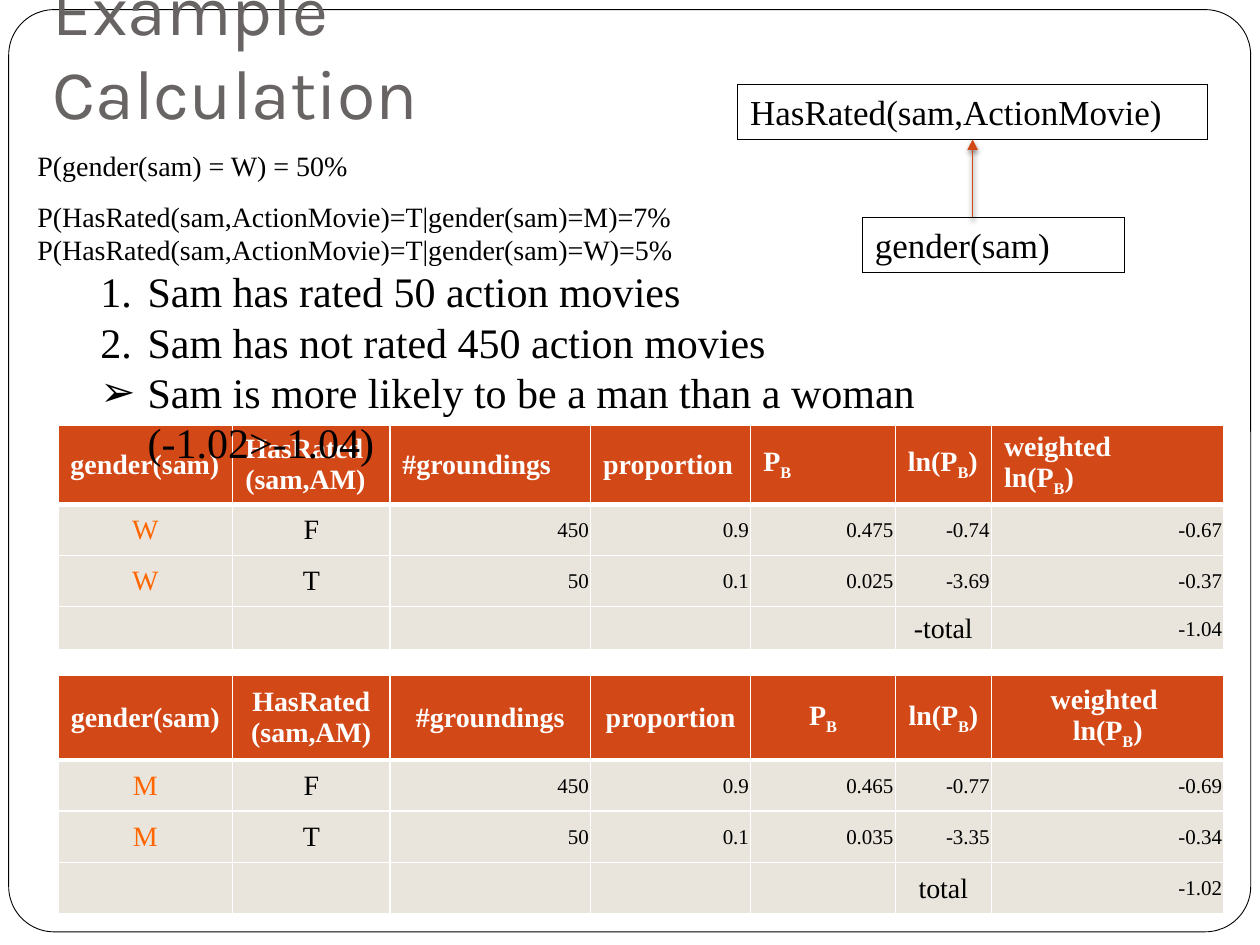
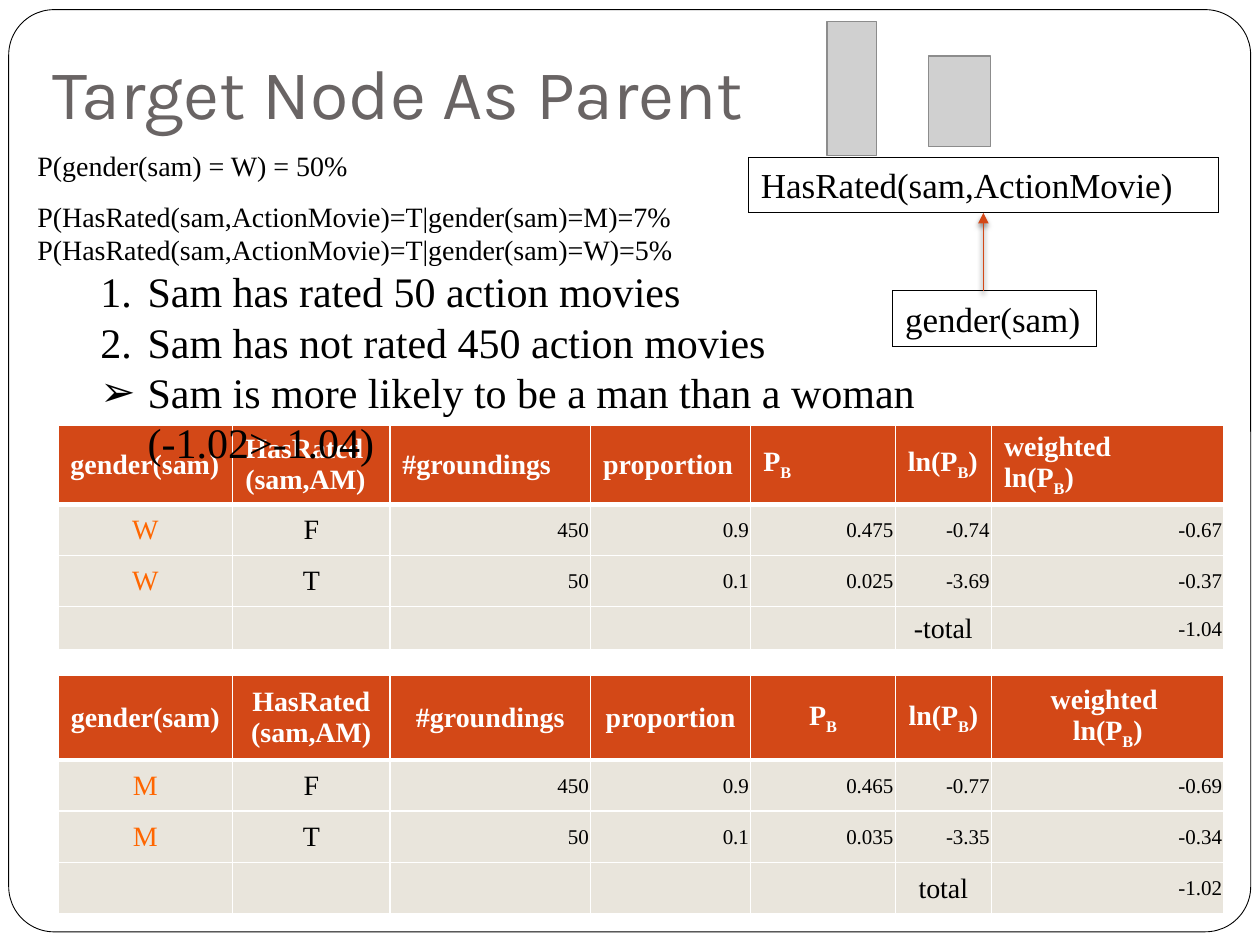
Before and after one commit to oschulte/srl-tutorial-slides, a slide deck: slide 16 of ch5-rel-bayes-net-classifier.pptx. Drawn at 1260x945 pixels with LibreOffice and Linux fonts; fonts in the diff are those of the drawing; grey boxes stand for pictures. Boxes give left, top, right and bottom in pixels: in the first picture for what was removed or moved away, otherwise in the second. Text is boxed around its words. In the diff, an @@ line names an element or a change of style, - is before the commit and + after.

```diff
--- a/ch5-rel-bayes-net-classifier.pptx
+++ b/ch5-rel-bayes-net-classifier.pptx
@@ picture added at (827, 21, 876, 155) @@
@@ picture added at (929, 57, 990, 147) @@
@@ title at (53, 71, 743, 135): text changed @@
-Example Calculation
+Target Node As Parent
@@ rectangle "HasRated(sam,ActionMovie)": place and size @@
-rectangle "HasRated(sam,ActionMovie)" at (738, 84, 1208, 140)
+rectangle "HasRated(sam,ActionMovie)" at (748, 158, 1218, 213)
@@ arrow moved from (973, 140) - (973, 218) to (983, 213) - (983, 291) @@
@@ rectangle "gender(sam)": place and size @@
-rectangle "gender(sam)" at (862, 218, 1124, 273)
+rectangle "gender(sam)" at (892, 291, 1096, 346)
```
Also in this commit, not shown: 18 other slides changed, 1 slide added, 2 slides removed, 1 other file.
